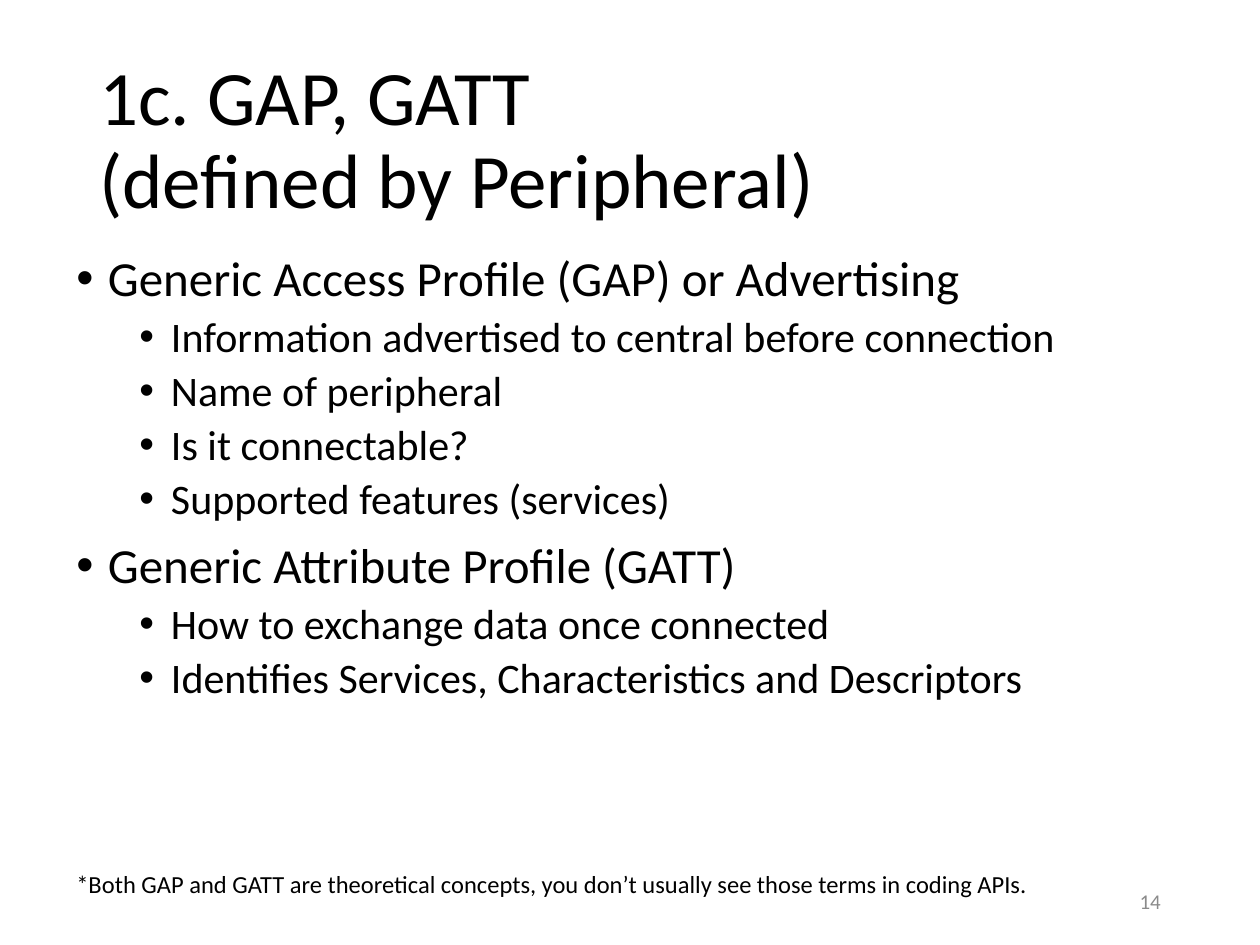
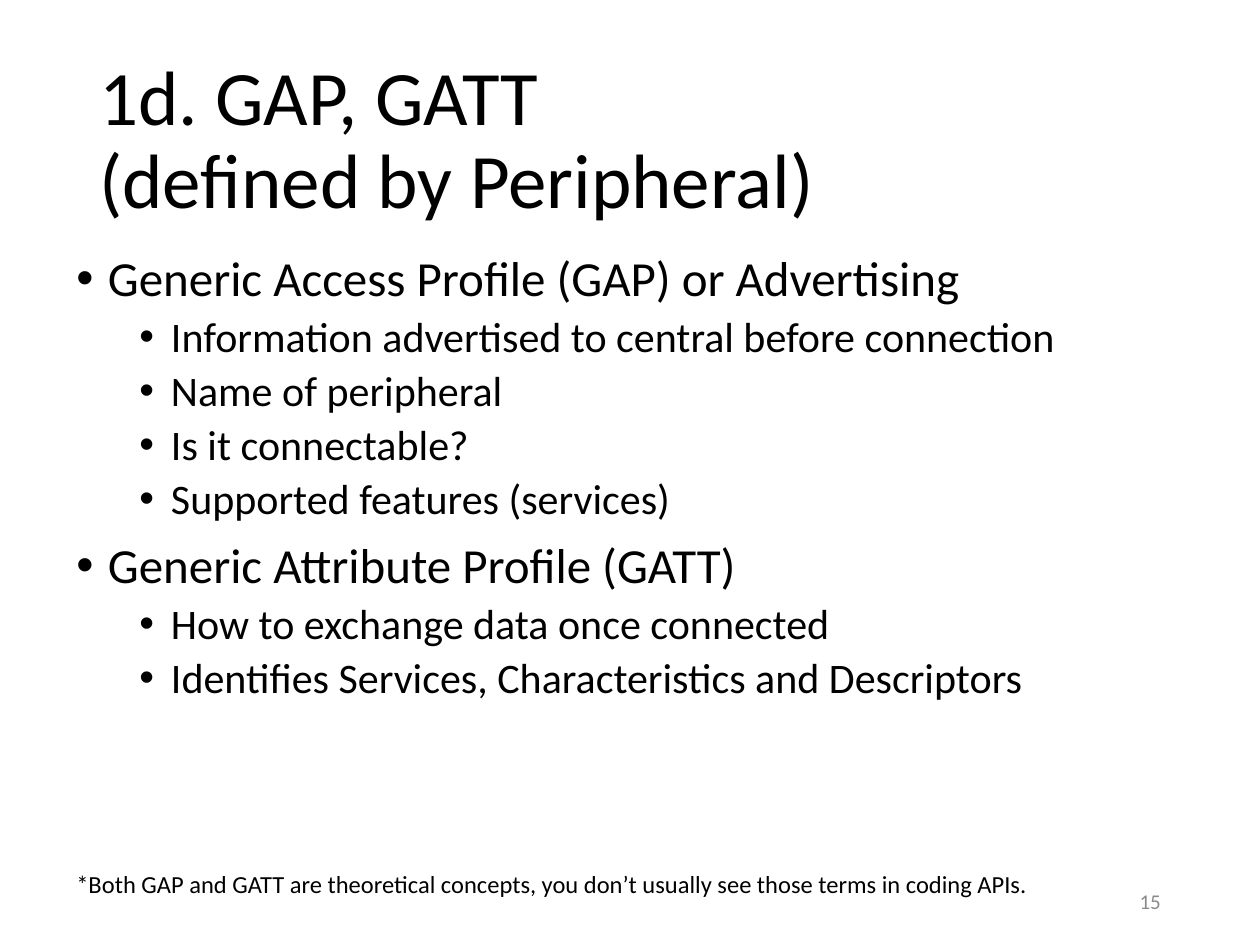
Before and after one commit to yeokm1/intro-to-ble, a slide deck: slide 15 of intro to ble.pptx (slide 14 before the commit). Drawn at 1260x945 pixels with LibreOffice and Linux fonts; fonts in the diff are those of the drawing. Boxes give left, top, right and bottom in pixels: in the first picture for what was removed or moved away, otherwise in the second. Text is boxed around its words. In the diff, an @@ line names an element or a change of style, - is before the commit and + after.

```diff
--- a/intro to ble.pptx
+++ b/intro to ble.pptx
@@ title at bbox=[99, 71, 813, 221]: text changed @@
-1c. GAP, GATT
-(defined by Peripheral)
+1d. GAP, GATT
+(defined by Peripheral)
@@ page number at bbox=[1140, 895, 1161, 909]: text changed @@
-14
+15
```
Also in this commit, not shown: 8 other slides changed, 1 slide added, 1 other file.
